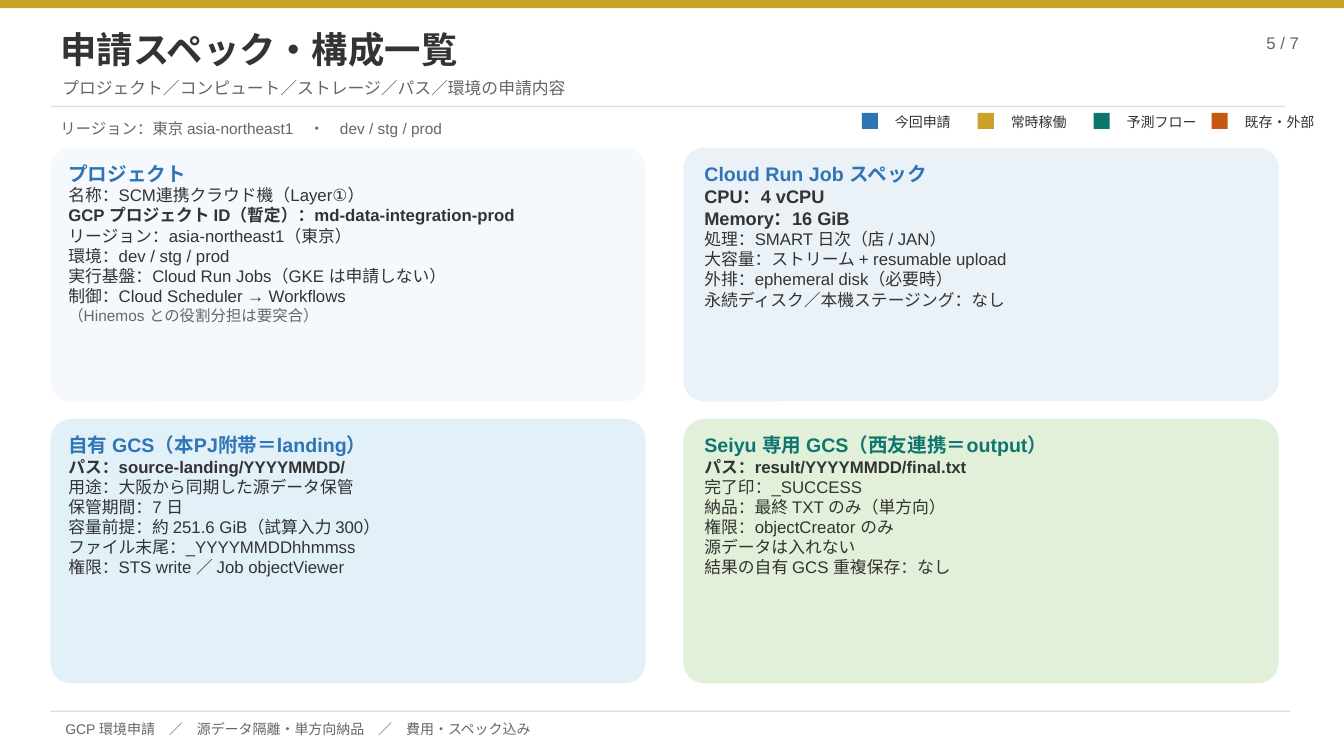
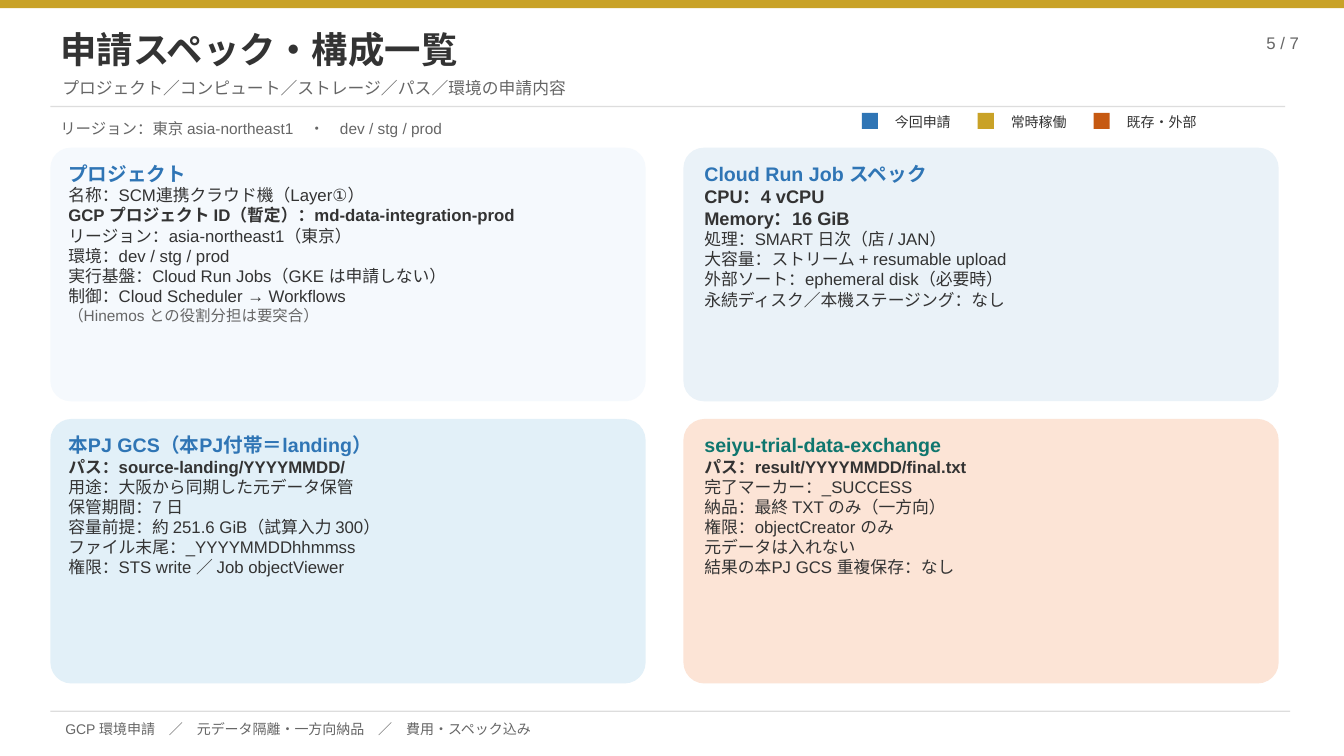
Before and after one commit to ZangPengshi-TREC/Zang_TreC, a slide deck: slide 5 of PMI/Sinops/phase2-detail-design/sources/20260922-scm-if-cloud-application/SCM連携クラウド機_GCP環境申請.pptx. Drawn at 1344x756 pixels with LibreOffice and Linux fonts; fonts in the diff are those of the drawing. Boxes give left, top, right and bottom in pixels: in the first picture for what was removed or moved away, otherwise in the second. Text is boxed around its words. In the diff, an @@ line names an element or a change of style, - is before the commit and + after.

```diff
--- a/PMI/Sinops/phase2-detail-design/sources/20260922-scm-if-cloud-application/SCM連携クラウド機_GCP環境申請.pptx
+++ b/PMI/Sinops/phase2-detail-design/sources/20260922-scm-if-cloud-application/SCM連携クラウド機_GCP環境申請.pptx
@@ rectangle: place and size @@
-rectangle at <box>1212,113,1228,129</box>
+rectangle at <box>1094,113,1110,129</box>
@@ rectangle removed at <box>1094,113,1110,129</box> @@
@@ text "既存・外部": place and size @@
-text "既存・外部" at <box>1245,115,1315,128</box>
+text "既存・外部" at <box>1127,115,1197,128</box>
@@ text removed at <box>1127,115,1197,128</box> @@
-予測フロー
@@ text at <box>704,271,1003,289</box>: text changed @@
-外排：ephemeral disk（必要時）
+外部ソート：ephemeral disk（必要時）
@@ rounded rectangle at <box>684,419,1279,684</box>: fill #E2F0D9 to #FCE4D6 @@
@@ text at <box>68,435,372,456</box>: text changed @@
-自有 GCS（本PJ附帯＝landing）
+本PJ GCS（本PJ付帯＝landing）
@@ text at <box>704,437,941,456</box>: text changed @@
-Seiyu 専用 GCS（西友連携＝output）
+seiyu-trial-data-exchange
@@ text at <box>68,476,353,495</box>: text changed @@
-用途：大阪から同期した源データ保管
+用途：大阪から同期した元データ保管
@@ text at <box>704,479,945,515</box>: text changed @@
-完了印：_SUCCESS
-納品：最終 TXT のみ（単方向）
+完了マーカー：_SUCCESS
+納品：最終 TXT のみ（一方向）
@@ text at <box>704,536,955,575</box>: text changed @@
-源データは入れない
-結果の自有 GCS 重複保存：なし
+元データは入れない
+結果の本PJ GCS 重複保存：なし
@@ text at <box>65,722,531,735</box>: text changed @@
-GCP 環境申請 ／ 源データ隔離・単方向納品 ／ 費用・スペック込み
+GCP 環境申請 ／ 元データ隔離・一方向納品 ／ 費用・スペック込み
```
Also in this commit, not shown: 6 other slides changed, 9 other files.
